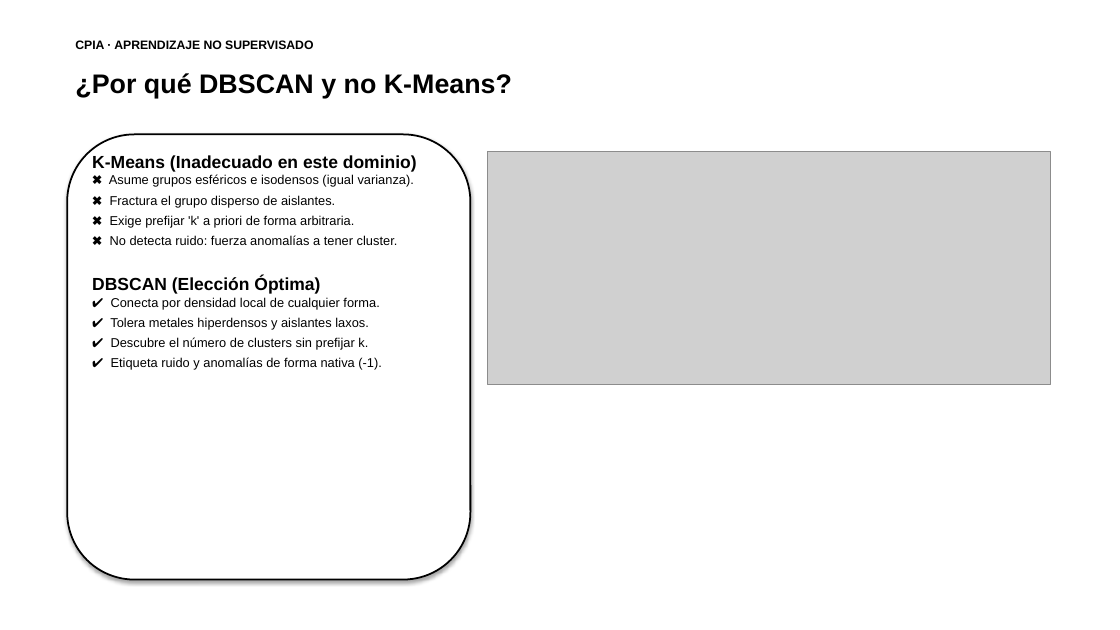
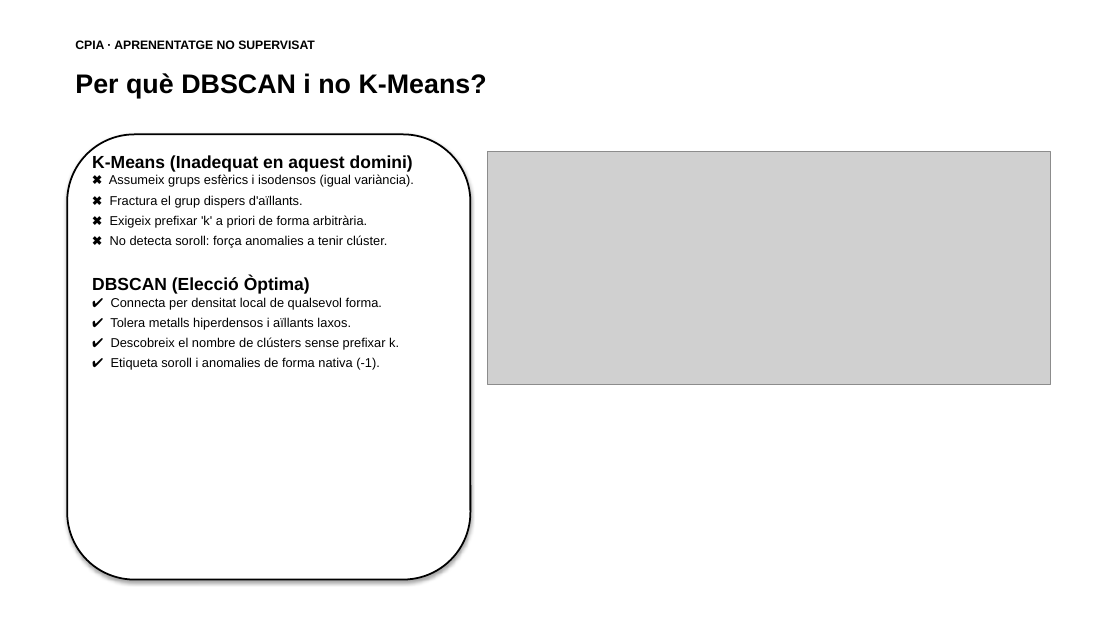
Before and after one commit to ArnauMontull/CPIA-Expo, a slide deck: slide 4 of presentacion/presentacion_materiales_uriel.pptx. Drawn at 1120x630 pixels with LibreOffice and Linux fonts; fonts in the diff are those of the drawing; grey boxes stand for pictures. Boxes give left, top, right and bottom in pixels: in the first picture for what was removed or moved away, otherwise in the second. Text is boxed around its words. In the diff, an @@ line names an element or a change of style, - is before the commit and + after.

```diff
--- a/presentacion/presentacion_materiales_uriel.pptx
+++ b/presentacion/presentacion_materiales_uriel.pptx
@@ text at [75, 40, 315, 49]: text changed @@
-CPIA · APRENDIZAJE NO SUPERVISADO
+CPIA · APRENENTATGE NO SUPERVISAT
@@ text at [75, 73, 487, 99]: text changed @@
-¿Por qué DBSCAN y no K-Means?
+Per què DBSCAN i no K-Means?
@@ text at [92, 155, 414, 370]: text changed @@
-K-Means (Inadecuado en este dominio)
-✖ Asume grupos esféricos e isodensos (igual varianza).
-✖ Fractura el grupo disperso de aislantes.
-✖ Exige prefijar 'k' a priori de forma arbitraria.
-✖ No detecta ruido: fuerza anomalías a tener cluster.
-DBSCAN (Elección Óptima)
-✔ Conecta por densidad local de cualquier forma.
-✔ Tolera metales hiperdensos y aislantes laxos.
-✔ Descubre el número de clusters sin prefijar k.
-✔ Etiqueta ruido y anomalías de forma nativa (-1).
+K-Means (Inadequat en aquest domini)
+✖ Assumeix grups esfèrics i isodensos (igual variància).
+✖ Fractura el grup dispers d'aïllants.
+✖ Exigeix prefixar 'k' a priori de forma arbitrària.
+✖ No detecta soroll: força anomalies a tenir clúster.
+DBSCAN (Elecció Òptima)
+✔ Connecta per densitat local de qualsevol forma.
+✔ Tolera metalls hiperdensos i aïllants laxos.
+✔ Descobreix el nombre de clústers sense prefixar k.
+✔ Etiqueta soroll i anomalies de forma nativa (-1).
```
Also in this commit, not shown: 6 other slides changed, 1 slide added, 1 slide removed, 13 other files.
